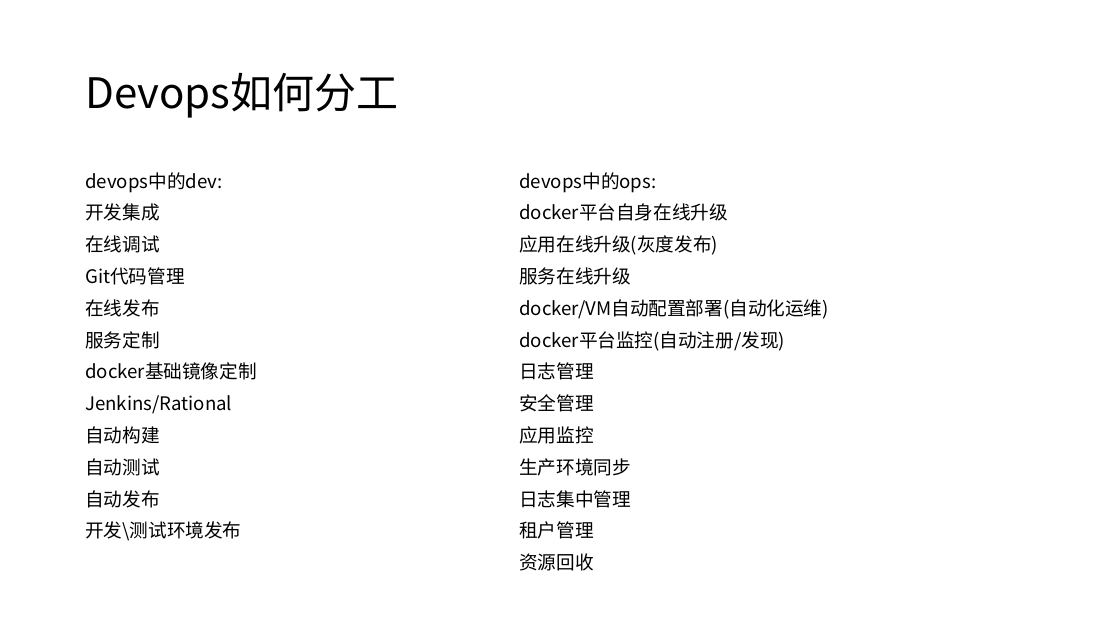
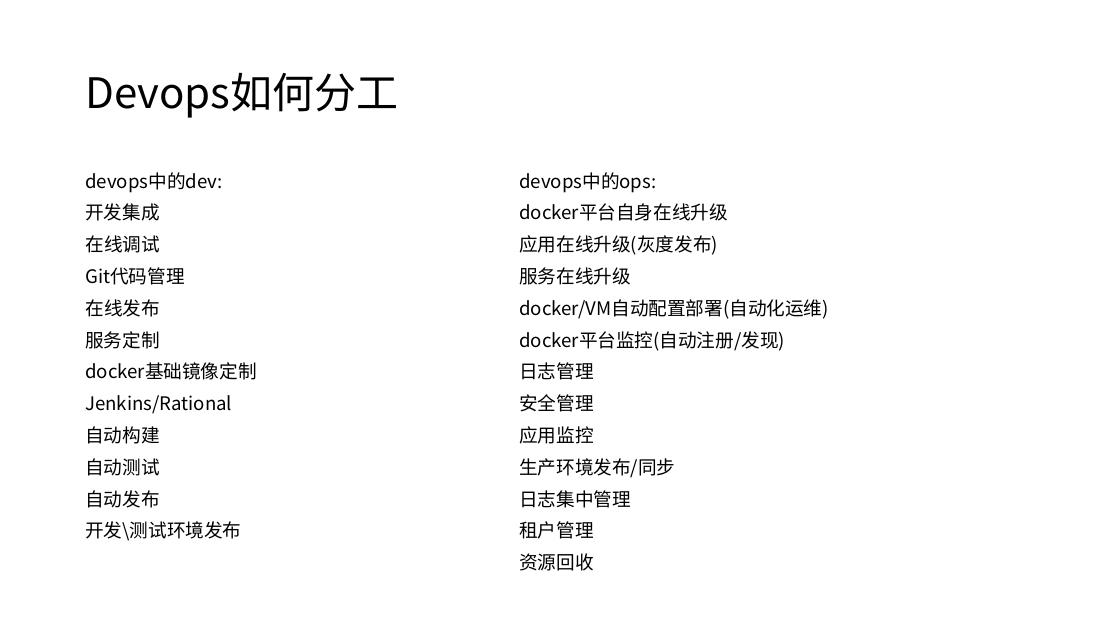
Before and after one commit to barrett-li/document, a slide deck: slide 16 of docker/docker_Paas方案V101.pptx. Drawn at 1120x630 pixels with LibreOffice and Linux fonts; fonts in the diff are those of the drawing. Boxes give left, top, right and bottom in pixels: in the first picture for what was removed or moved away, otherwise in the second. Text is boxed around its words. In the diff, an @@ line names an element or a change of style, - is before the commit and + after.

```diff
--- a/docker/docker_Paas方案V101.pptx
+++ b/docker/docker_Paas方案V101.pptx
@@ text at box(519, 458, 675, 478): text changed @@
-生产环境同步
+生产环境发布/同步
```
Also in this commit, not shown: 6 other slides changed.
